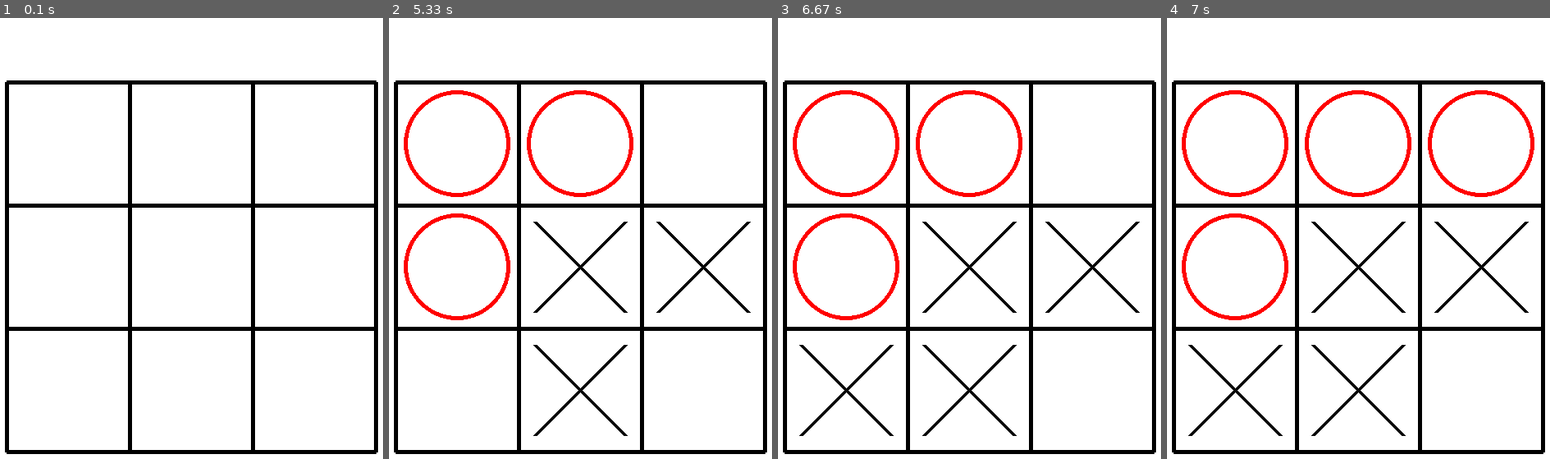
Above: before the commit, frames 1-4 (left to right).
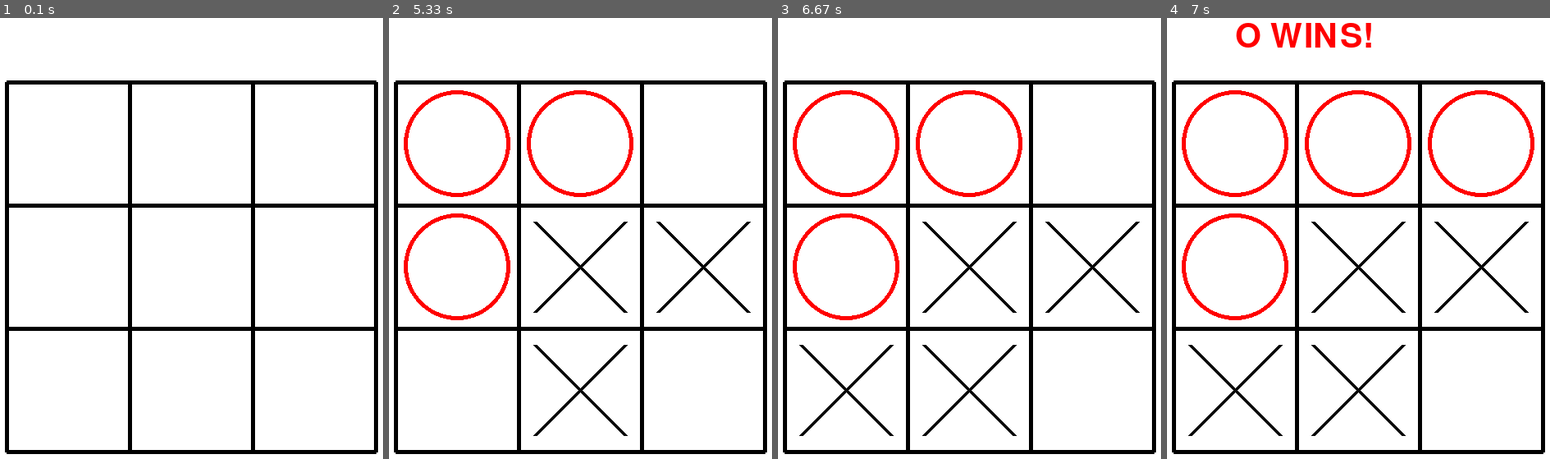
Above: after the commit, the same moments.

Repository: aanchal769/pygame-tic-tac-toe
Game: pygame game, started from main..py
Same seed, same stepped clock (60 frames per second), same inputs: the game is played once before the commit and once after it.
Inputs (mouse positions are in pixels of both pictures, inside the frame that each line leads up to):
- Up to frame 1 (0.1 s): no input
- Up to frame 2 (5.33 s): click (580, 264) at 0.38 s; click (404, 273) at 0.72 s; click (664, 317) at 1.55 s; click (404, 154) at 1.88 s; click (546, 414) at 2.22 s; click (553, 167) at 2.55 s
- Up to frame 3 (6.67 s): click (793, 366) at 5.38 s
- Up to frame 4 (7 s): click (1511, 189) at 6.72 s

Frames 1-3 are identical in both runs. In frame 4, 1.0% of the frame differs, in the area x 17-54%, y 1-7%.

Commit message:
Display winner and end game after victory

Diff:
--- a/main..py
+++ b/main..py
@@ -2,9 +2,12 @@
 
 pygame.init()
 
+
 screen=pygame.display.set_mode((900,700))
 
 pygame.display.set_caption("Tic Tac Toe")
+
+font =pygame.font.Font(None,60)
 
 WHITE=(255,255,255)
 
@@ -55,13 +58,14 @@
 
                mouse_pos=event.pos
                x,y=mouse_pos
+               if 225<=x<=675 and 125<y<=575:
 
-               row=(y-125)//150
-               col=(x-225)//150
+                  row=(y-125)//150
+                  col=(x-225)//150
 
-               index=row*3+col
+                  index=row*3+col
 
-               if board[index]=="":
+                  if board[index]=="":
                     board[index]=current_player
 
                     if(current_player=="X"):
@@ -107,6 +111,10 @@
                         winner=board[2]
                         game_over=True
 
+    if game_over:
+        text=font.render(winner+" "+   "WINS!",True,(255,0,0))
+
+        screen.blit(text,(300,50))
 
 
 
